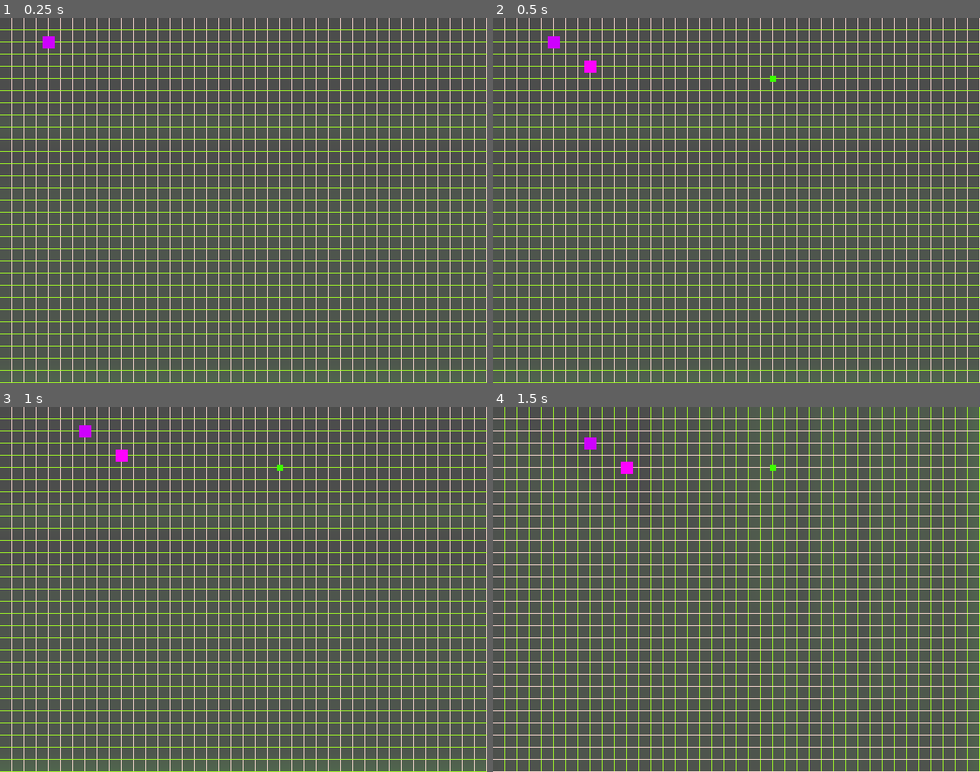
Above: before the commit, frames 1-4 (two rows, left to right).
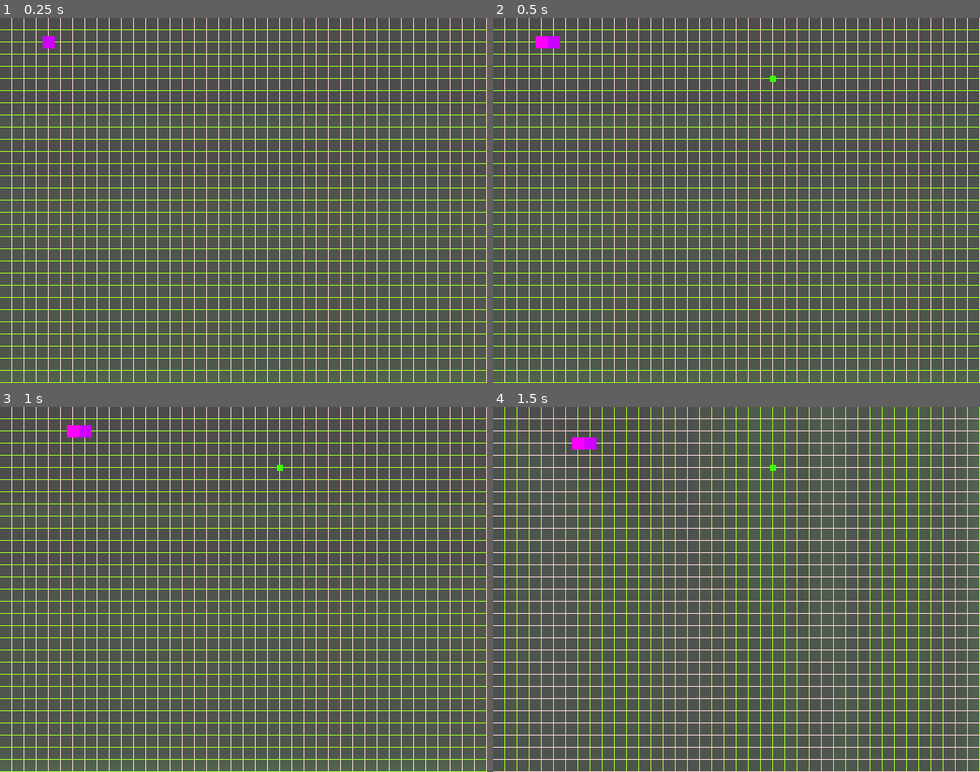
Above: after the commit, the same moments.

Repository: ahmetkozal/Godot-Mini_Games_Collection
Game: Godot game, scene res://Scenes/test_scene.tscn
Two runs of this game, one before a commit and one after it. Both use one fixed random seed, a clock stepped at 60 frames per second and the inputs below. The engine's default icon, where the game draws it, is replaced by a stand-in: a white triangle on a blue panel in a dark square.
Inputs:
- Up to frame 1 (0.25 s): no input
- Up to frame 2 (0.5 s): no input
- Up to frame 3 (1 s): hold D (right) from 0.53 s (still down)
- Up to frame 4 (1.5 s): release D (right) at 1.28 s; hold S (down) from 1.28 s (still down)

Frame 1 is identical in both runs. In frame 2, 0.2% of the frame differs, in the area x 8-22%, y 5-15%; in frame 3, 0.2%; in frame 4, 0.2%.

Commit message:
need to update parts pos

Diff:
--- a/sssnake/Scripts/PlayerScripts/snake_movement.gd
+++ b/sssnake/Scripts/PlayerScripts/snake_movement.gd
@@ -6,6 +6,7 @@
 @onready var CELL_SIZE 		: int = grid_system.GRID_SIZE
 
 var grid_array 		: Array[Vector2i] = []
+var parts			: Array[Node2D] = []
 var point 			: int = 0
 var k 				: float = 1.0
 var base_move_timer : float = 0.2
@@ -26,6 +27,7 @@
 	var move_dir : Vector2i= get_dir()
 	if move_timer <= 0.0:
 		log_grid()
+		update_part_pos()
 		grid_pos += move_dir
 		position = grid_pos * CELL_SIZE
 		prev_dir = move_dir
@@ -56,15 +58,18 @@
 
 func log_grid() -> void:
 	grid_array.append(grid_pos)
-	while grid_array.size() > point + 1:
+	while grid_array.size() > point + 2:
 		grid_array.remove_at(0)
 
-func grow_snake():
+func grow_snake() -> void:
 	var body_part = body_part_scene.instantiate()
 	body_parts.add_child(body_part)
-	body_part.position = grid_array.back() * CELL_SIZE
-	print("GRID ARRAY: ", grid_array)
-	print("body part: ",body_part.position)
+	body_part.global_position = Vector2(grid_array[1]) * CELL_SIZE
+	parts.append(body_part)
+
+func update_part_pos() -> void:
+	for i in range(0,parts.size()-1):
+		pass
 
 func control_shiny_grids(move_dir: Vector2i) -> void:
 	if move_dir == Vector2i.UP || move_dir == Vector2i.DOWN:
Not shown, added: sssnake/Characters/snake.tscn21384840272.tmp
